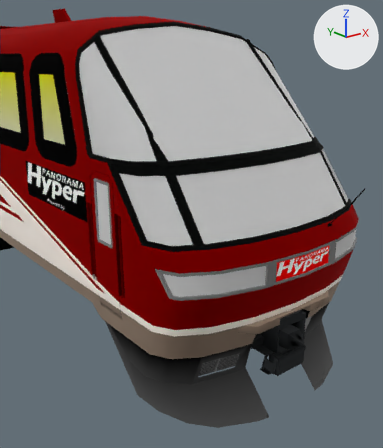
The glTF model mdl/3dViewer/model/CSRS/PANO_0.glb, before and after one commit.
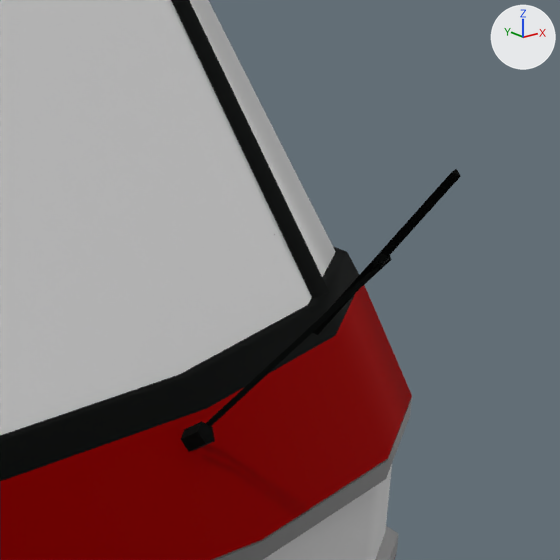
Each version appears first from a 50 mm lens placed at (-9.08, -28.26, 6.14), pointed at (-1.39, -18.66, 2.29), and next in a close-up on the part from 79% to 99% of the width and 37% to 54% of the height. Lighting does not change. The marker at upper right points along +X, +Y and +Z. Where no turn or scale is listed for an object, it has been applied to the vertices.

Objects in the first close-up: 'W1', 'W2', 'obj3'.
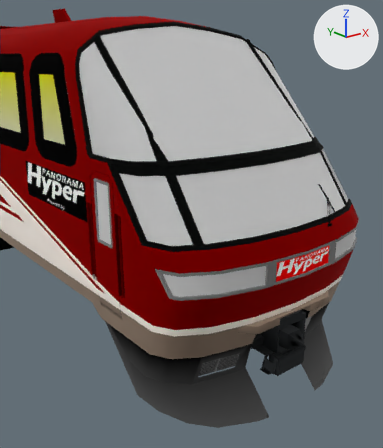
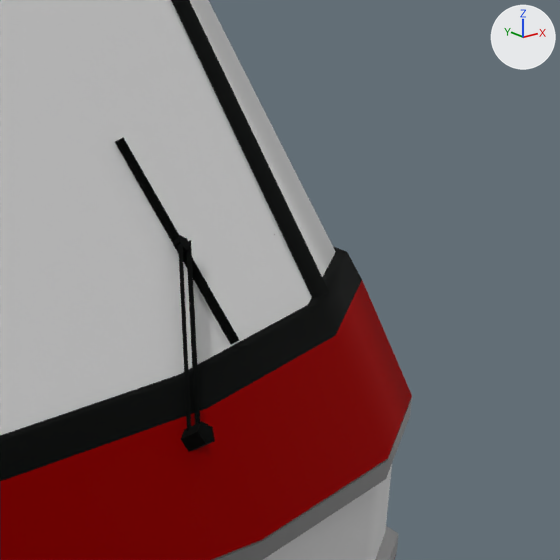
ob_wl is not drawn itself; it is the parent of ob_wl_rot.

What changed in the scene script:
```text
Change ob_wl:
    ob_wl.rotation_euler: (0.635, -0.125, 0.168) -> (-0.646, 0.0, 0.209)  # degrees (36, -7.2, 9.6) -> degrees (-37, 0, 12)
```

Pixel boxes (x1, y1, x2, y2) of what changed, in the close-ups (560 x 560 px):
'W2', turned: before (313, 169, 461, 335); after (115, 137, 239, 344)
'W1', turned: before (206, 255, 392, 426); after (178, 240, 200, 431)
